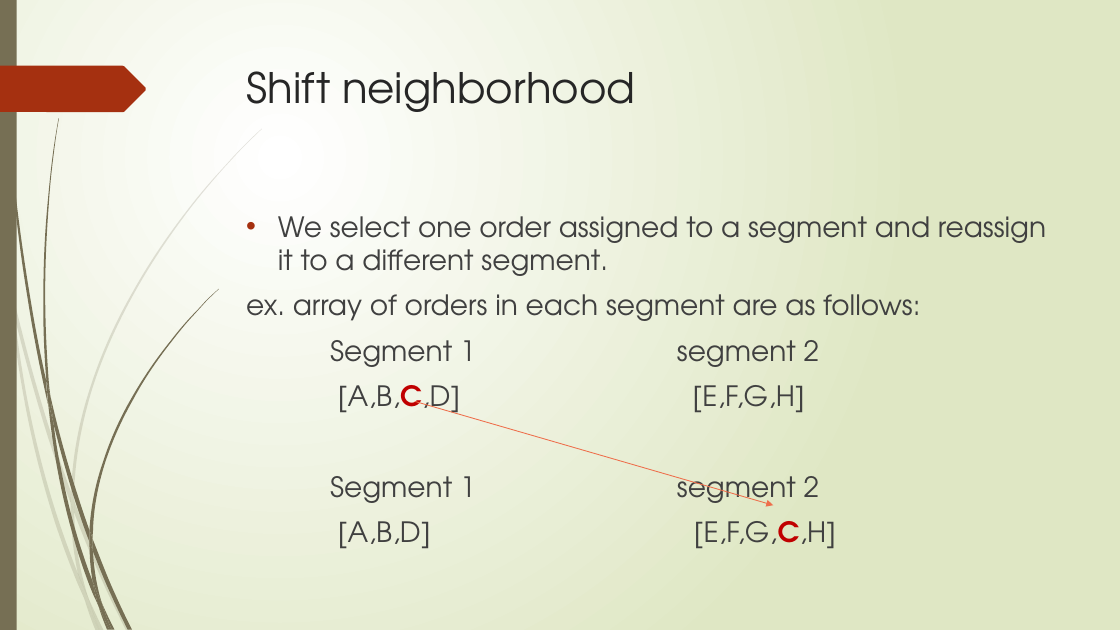
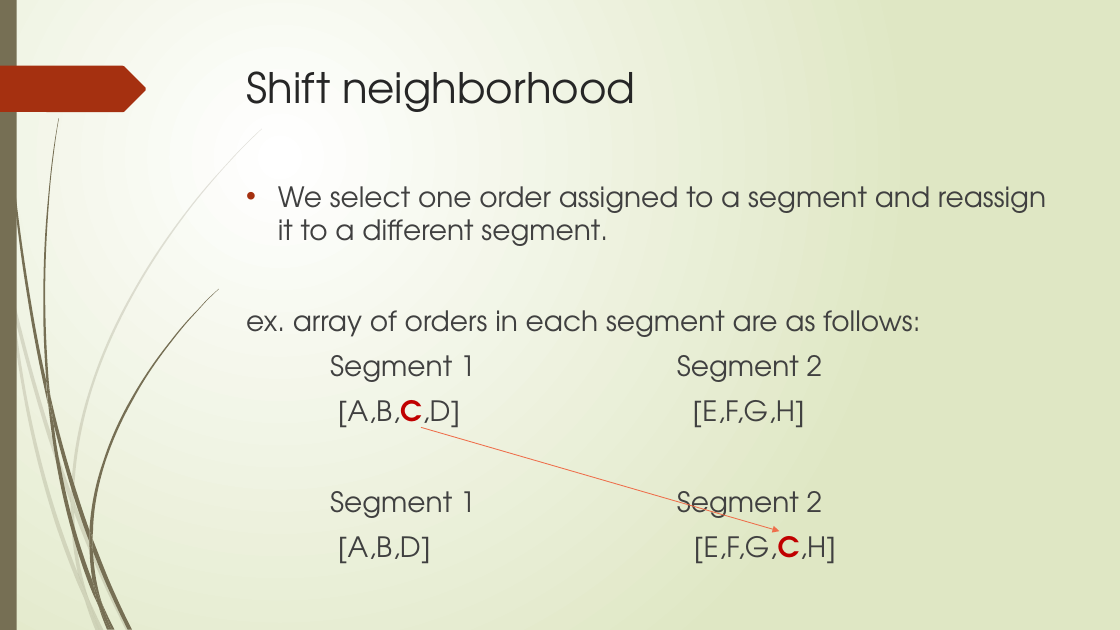
Before and after one commit to r-kurosu/kline_new, a slide deck: slide 41 of 竹田_修論発表.pptx (slide 42 before the commit). Drawn at 1120x630 pixels with LibreOffice and Linux fonts; fonts in the diff are those of the drawing. Boxes give left, top, right and bottom in pixels: in the first picture for what was removed or moved away, otherwise in the second. Text is boxed around its words. In the diff, an @@ line names an element or a change of style, - is before the commit and + after.

```diff
--- a/竹田_修論発表.pptx
+++ b/竹田_修論発表.pptx
@@ text "We select one order assigned ...": place and size @@
-text "We select one order assigned ..." at [246, 216, 1046, 549]
+text "We select one order assigned ..." at [246, 186, 1046, 564]
@@ text at [330, 355, 823, 382]: text changed @@
-Segment 1 segment 2
+Segment 1 Segment 2
@@ arrow moved from (415, 402) - (774, 505) to (421, 428) - (780, 531) @@
@@ text at [330, 491, 823, 526]: text changed @@
-Segment 1 segment 2
+Segment 1 Segment 2
```
Also in this commit, not shown: 4 other slides changed, 2 slides removed.
